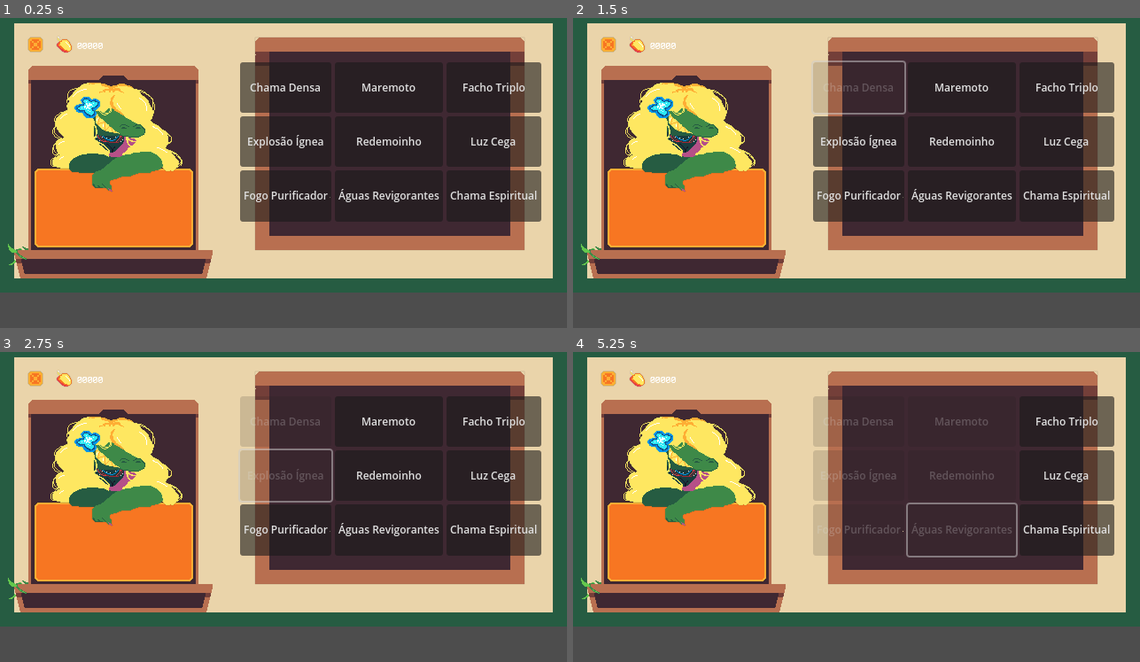
Above: before the commit, frames 1-4 (two rows, left to right).
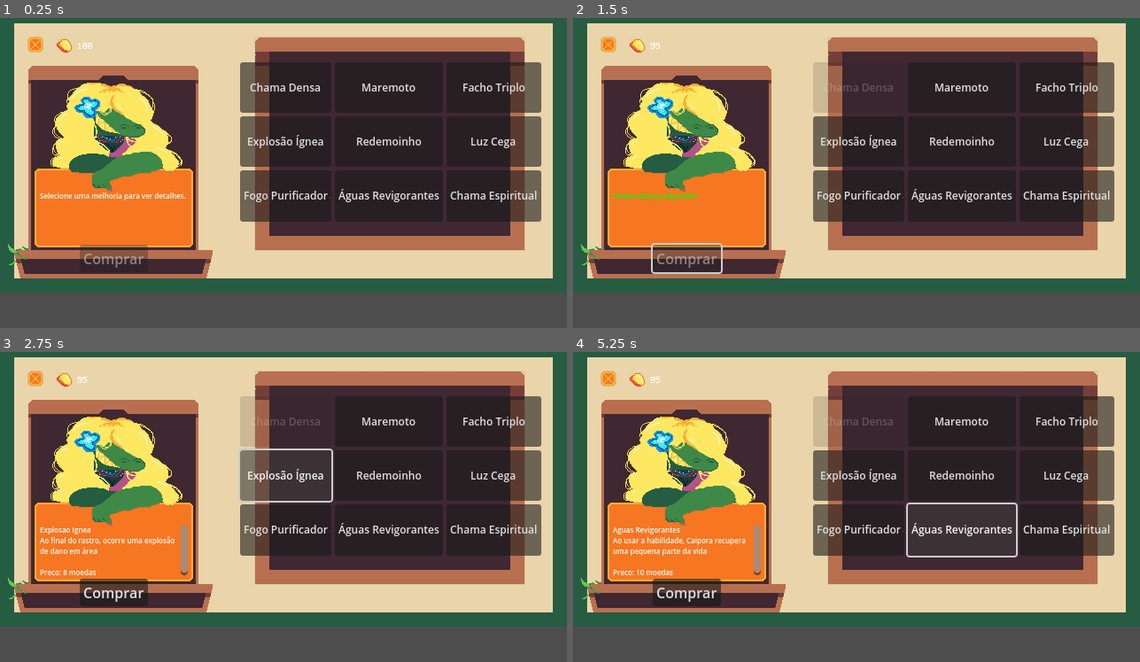
Above: after the commit, the same moments.

Repository: SamuelMTL/AmazonProject
Game: Godot game, scene res://Components/CucaShopComponents/cuca_shop.tscn
Same seed, same stepped clock (60 frames per second), same inputs: the game is played once before the commit and once after it. This scene is started directly instead of the project's main scene.
Inputs (mouse positions are in pixels of both pictures, inside the frame that each line leads up to):
- Up to frame 1 (0.25 s): no input
- Up to frame 2 (1.5 s): click "Chama Densa" at 0.5 s; click (686, 259) at 1.25 s, where only the run after the commit has a clickable "Comprar"
- Up to frame 3 (2.75 s): click "Explosão Ígnea" at 2 s
- Up to frame 4 (5.25 s): click "Fogo Purificador" at 2.75 s; click "Maremoto" at 3.5 s; click "Redemoinho" at 4.25 s; click "Águas Revigorantes" at 5 s

The runs differ from the first frame. In frame 1, 0.8% of the frame differs, in the area x 7-33%, y 8-81%; in frame 2, 1.1%; in frame 3, 2.5%; in frame 4, 4.2%, in the area x 7-79%, y 8-81%.

Commit message:
logica de compra dos poderes pronta

Diff:
--- a/amazonproject/Components/CucaShopComponents/cuca_shop.gd
+++ b/amazonproject/Components/CucaShopComponents/cuca_shop.gd
@@ -1,37 +1,60 @@
 extends Control
 
+@onready var carteira = $Dinheiro
+@onready var descricao = $Descricao
+@onready var botao_comprar = $Comprar
 # Dicionário de poderes e seus preços
 var poderes = {
-	"chama_densa": {"button_path": "HBoxContainer/CurupiraVBox/ChamaDensaButton", "preco": 5},
-	"explosao_ignea": {"button_path": "HBoxContainer/CurupiraVBox/ExplosaoIgneaButton", "preco": 8},
-	"fogo_purificador": {"button_path": "HBoxContainer/CurupiraVBox/FogoPurificadorButton", "preco": 10},
+	"chama_densa": {"button_path": "HBoxContainer/CurupiraVBox/ChamaDensaButton", "preco": 5, "descricao": "Aumenta o tempo de duração do fogo"},
+	"explosao_ignea": {"button_path": "HBoxContainer/CurupiraVBox/ExplosaoIgneaButton", "preco": 8, "descricao": "Ao final do rastro, ocorre uma explosão de dano em área"},
+	"fogo_purificador": {"button_path": "HBoxContainer/CurupiraVBox/FogoPurificadorButton", "preco": 10, "descricao": "Inimigos derrotados pelo fogo deixam recursos extras"},
 
-	"maremoto": {"button_path": "HBoxContainer/IaraVBox/MaremotoButton", "preco": 6},
-	"redemoinho": {"button_path": "HBoxContainer/IaraVBox/RedemoinhoButton", "preco": 8},
-	"aguas_revigorantes": {"button_path": "HBoxContainer/IaraVBox/AguasRevigorantesButton", "preco": 10},
+	"maremoto": {"button_path": "HBoxContainer/IaraVBox/MaremotoButton", "preco": 6, "descricao": "A onda passa a causar dano além do empurrão"},
+	"redemoinho": {"button_path": "HBoxContainer/IaraVBox/RedemoinhoButton", "preco": 8, "descricao": "Cria um vórtice de água que prende inimigos temporariamente" },
+	"aguas_revigorantes": {"button_path": "HBoxContainer/IaraVBox/AguasRevigorantesButton", "preco": 10, "descricao": "Ao usar a habilidade, Caipora recupera uma pequena parte da vida"},
 
-	"facho_triplo": {"button_path": "HBoxContainer/BoitataVBox/FachoTriploButton", "preco": 6},
-	"luz_cega": {"button_path": "HBoxContainer/BoitataVBox/LuzCegaButton", "preco": 9},
-	"chama_espiritual": {"button_path": "HBoxContainer/BoitataVBox/ChamaEspiritualButton", "preco": 12}
+	"facho_triplo": {"button_path": "HBoxContainer/BoitataVBox/FachoTriploButton", "preco": 6, "descricao": "Dispara três feixes em leque"},
+	"luz_cega": {"button_path": "HBoxContainer/BoitataVBox/LuzCegaButton", "preco": 9, "descricao": "Além de dano, a rajada deixa inimigos próximos atordoados"},
+	"chama_espiritual": {"button_path": "HBoxContainer/BoitataVBox/ChamaEspiritualButton", "preco": 12, "descricao": "Reduz o tempo de recarga da habilidade ao derrotar inimigos"}
 }
 
 # Armazena referência dos botões (para fácil acesso)
 var botoes = {}
+var poder_selecionado: String = ""
 
 func _ready() -> void:
-	# Carrega referências e conecta sinais de todos os botões dinamicamente
+	atualizar_carteira()
+	descricao.text = "Selecione uma melhoria para ver detalhes."
+	botao_comprar.disabled = true  # desativa o botão de compra até que um poder seja selecionado
+
+	# Conecta botões dinamicamente
 	for poder_name in poderes.keys():
 		var button_path = poderes[poder_name]["button_path"]
 		var button = get_node(button_path)
 		botoes[poder_name] = button
 
-		# Conecta todos os botões a uma função genérica
-		button.pressed.connect(func(): comprar_poder(poder_name))
+		# Conecta a função que exibe a descrição
+		button.pressed.connect(func(): selecionar_poder(poder_name))
 
+	# Conecta o botão de compra
+	botao_comprar.pressed.connect(_on_comprar_pressed)
+
+func atualizar_carteira():
+	carteira.text = str(PlayerInventory.coins)
 
 func desativar_button(button: Button):
 	button.disabled = true
 	button.modulate.a = 0.5
+
+func selecionar_poder(poder_name: String):
+	var info = poderes[poder_name]
+	poder_selecionado = poder_name
+
+	descricao.text =  poder_name.capitalize().replace("_", " ") + "\n" \
+	+ info["descricao"] + "\n\nPreço: " + str(info["preco"]) + " moedas"
+	descricao.bbcode_enabled = true
+
+	botao_comprar.disabled = false  # ativa o botão de compra
 
 func comprar_poder(poder_name: String):
 	var preco = poderes[poder_name]["preco"]
@@ -45,6 +68,7 @@
 	# Remove moedas e registra poder
 	PlayerInventory.remove_coins(preco)
 	print("Poder comprado: ", poder_name)
+	atualizar_carteira()
 
 	# Desativa o botão na loja
 	desativar_button(button)
@@ -66,3 +90,33 @@
 
 func _on_sair_pressed() -> void:
 	get_tree().change_scene_to_file("res://Scenes/aldeia.tscn")
+
+
+func _on_comprar_pressed() -> void:
+	if poder_selecionado == "":
+		return  # segurança extra
+
+	var preco = poderes[poder_selecionado]["preco"]
+	var button = botoes[poder_selecionado]
+
+	# Verifica moedas
+	if PlayerInventory.coins < preco:
+		descricao.text = "[color=red]Moedas insuficientes para comprar este poder![/color]"
+		descricao.bbcode_enabled = true
+		return
+
+	# Faz a compra
+	PlayerInventory.remove_coins(preco)
+	atualizar_carteira()
+
+	# Desativa o botão da melhoria comprada
+	desativar_button(button)
+	botao_comprar.disabled = true
+	print("Poder comprado: ", poder_selecionado)
+
+	# Mostra mensagem de sucesso
+	descricao.text = "[color=green]" + poder_selecionado.capitalize().replace("_", " ") + " adquirido![/color]"
+	descricao.bbcode_enabled = true
+
+	# Placeholder para aplicar o efeito
+	aplicar_poder_no_player(poder_selecionado)
--- a/amazonproject/Components/CucaShopComponents/cuca_shop.tscn
+++ b/amazonproject/Components/CucaShopComponents/cuca_shop.tscn
@@ -25,6 +25,7 @@
 offset_top = 205.0
 offset_right = 212.0
 offset_bottom = 262.0
+theme_override_font_sizes/normal_font_size = 8
 
 [node name="Dinheiro" type="RichTextLabel" parent="."]
 layout_mode = 0
@@ -121,6 +122,14 @@
 theme_override_font_sizes/font_size = 12
 text = "Chama Espiritual"
 
+[node name="Comprar" type="Button" parent="."]
+layout_mode = 0
+offset_left = 90.0
+offset_top = 266.0
+offset_right = 167.0
+offset_bottom = 297.0
+text = "Comprar"
+
 [connection signal="pressed" from="Sair" to="." method="_on_sair_pressed"]
 [connection signal="pressed" from="HBoxContainer/CurupiraVBox/ChamaDensaButton" to="." method="_on_chama_densa_button_pressed"]
 [connection signal="pressed" from="HBoxContainer/CurupiraVBox/ExplosaoIgneaButton" to="." method="_on_explosao_ignea_button_pressed"]
@@ -131,3 +140,4 @@
 [connection signal="pressed" from="HBoxContainer/BoitataVBox/FachoTriploButton" to="." method="_on_facho_triplo_button_pressed"]
 [connection signal="pressed" from="HBoxContainer/BoitataVBox/LuzCegaButton" to="." method="_on_luz_cega_button_pressed"]
 [connection signal="pressed" from="HBoxContainer/BoitataVBox/ChamaEspiritualButton" to="." method="_on_chama_espiritual_button_pressed"]
+[connection signal="pressed" from="Comprar" to="." method="_on_comprar_pressed"]
